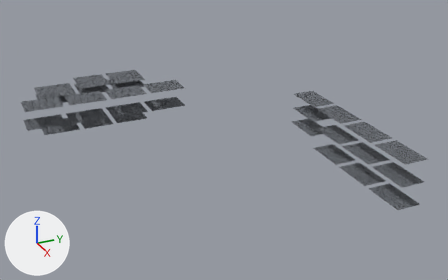
Before and after pictures for a commit that changed the glTF model models/ground_floor.gridfinity.glb.
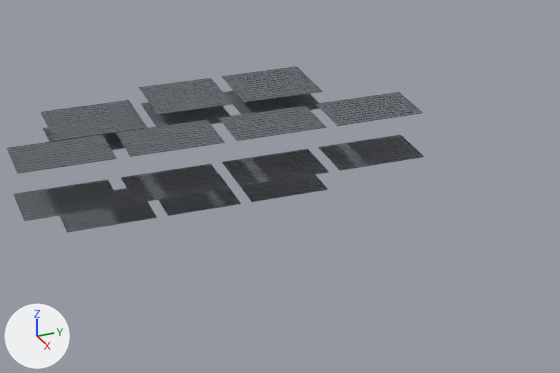
The first picture shows the older version from a 50 mm lens placed at (30.18, 10.57, 4.06), pointed at (22.99, 13.81, 0.46). The close-ups show the older and then the newer version on the part from 4% to 53% of the width and 16% to 68% of the height of that picture. Only the edits that show in the close-ups are written down. Arrows for +X, +Y and +Z are at lower left; the lights stay in place. Where no turn or scale is listed for an object, it has been applied to the vertices.

In view in the first close-up: 'gridfinity__SF-E600a-D1-I1__', 'gridfinity__SF-E600a-D1-I2__', 'gridfinity__SF-E600b-D1-I1__', 'gridfinity__SF-E600b-D1-I2__', 'gridfinity__SF-E600c-D1-I1__', 'gridfinity__SF-E600c-D1-I2__', 'gridfinity__SF-E700-D1-I1__', 'gridfinity__SF-E700-D1-I2__', 'gridfinity__SF-I500b-D1__', 'gridfinity__SF-I600a-D1__', 'gridfinity__SF-I600b-D1__', 'gridfinity__SF-I600b-D3__' and 5 more.
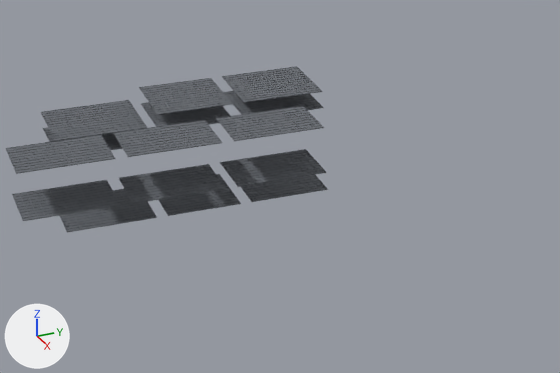
Changed parts and their boxes (x1, y1, x2, y2) in the close-ups (560 x 373 px):
'gridfinity__SF-E600a-D1-I2__', deleted: before (319, 135, 424, 170)
'gridfinity__SF-E600a-D1-I1__', deleted: before (316, 92, 423, 126)

The change, as a diff of the scene's bpy script:
```diff
--- a/models/ground_floor.gridfinity.glb.py
+++ b/models/ground_floor.gridfinity.glb.py
@@ ob_gridfinity__sf_e600a_d1_i1 @@
-ob_gridfinity__sf_e600a_d1_i1 = bpy.data.objects.new('gridfinity__SF-E600a-D1-I1__', me_gridfinity__sf_e600a_d1_i1)
-ob_gridfinity__sf_e600a_d1_i1.location = (20.5, 13.8, 0.0)
@@ ob_gridfinity__sf_e600a_d1_i2 @@
-ob_gridfinity__sf_e600a_d1_i2 = bpy.data.objects.new('gridfinity__SF-E600a-D1-I2__', me_gridfinity__sf_e600a_d1_i2)
-ob_gridfinity__sf_e600a_d1_i2.location = (20.5, 13.8, 0.0)
```
